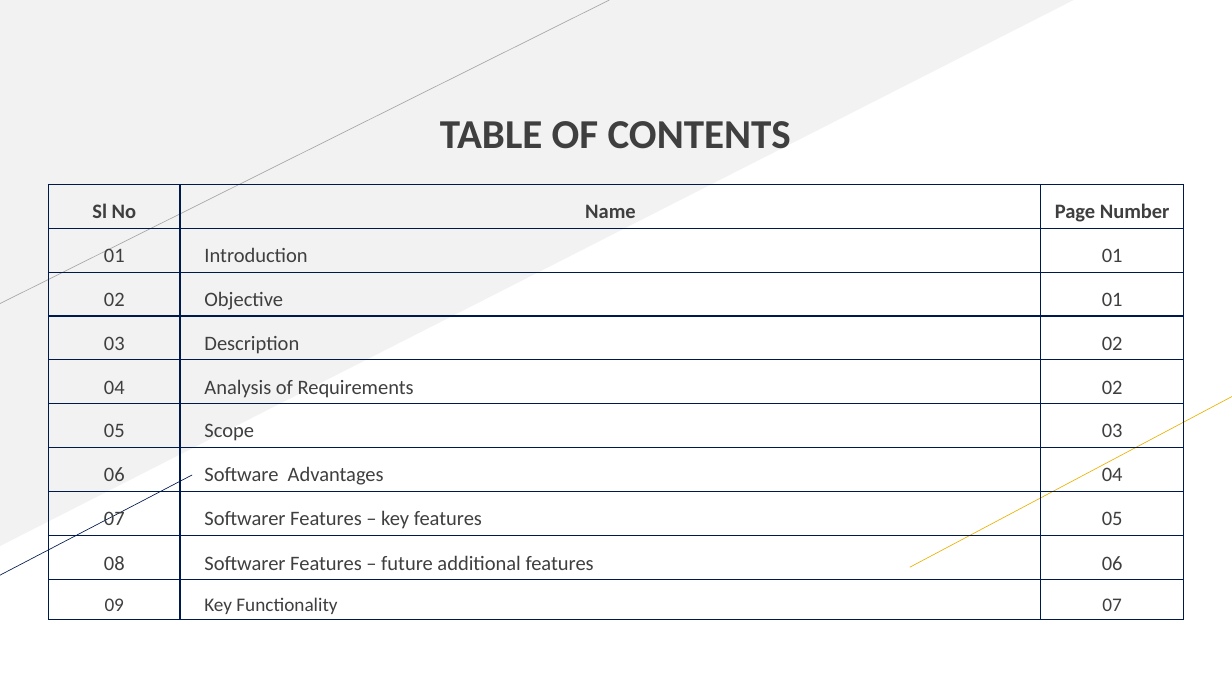
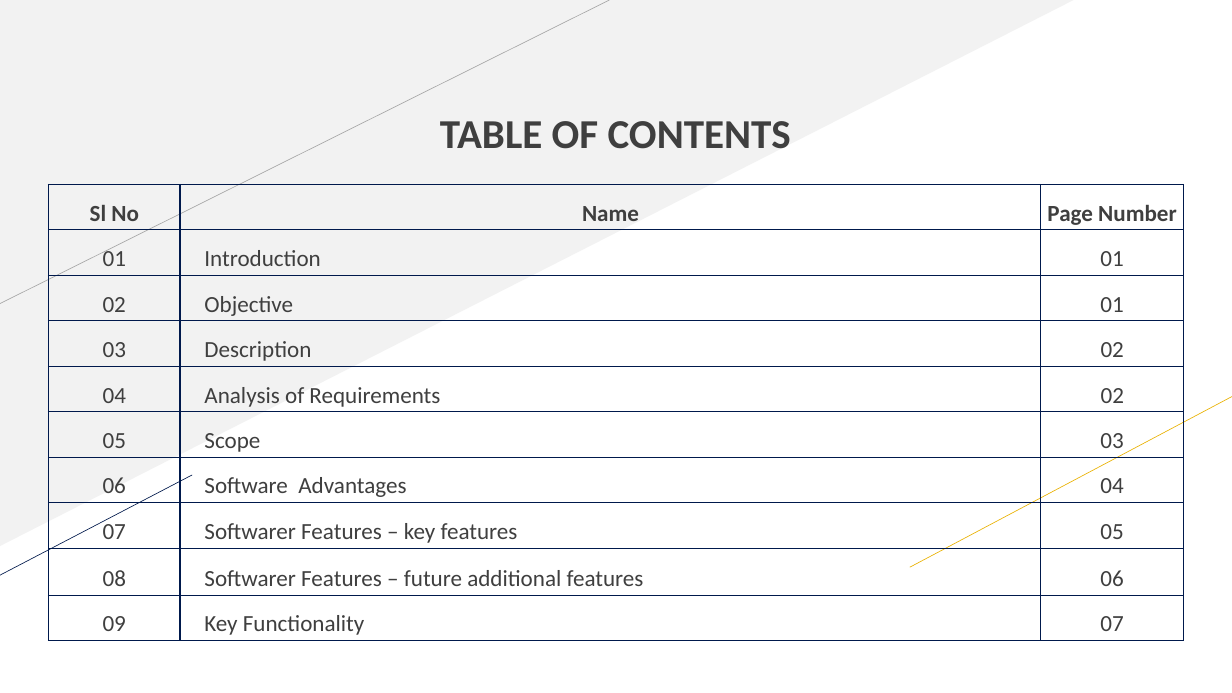
Before and after one commit to SharminAkter13/php_project, a slide deck: slide 5 of project_proposal/1288188_Sharmin_Akter.pptx. Drawn at 1232x693 pixels with LibreOffice and Linux fonts; fonts in the diff are those of the drawing. Boxes give left, top, right and bottom in pixels: in the first picture for what was removed or moved away, otherwise in the second. Text is boxed around its words. In the diff, an @@ line names an element or a change of style, - is before the commit and + after.

```diff
--- a/project_proposal/1288188_Sharmin_Akter.pptx
+++ b/project_proposal/1288188_Sharmin_Akter.pptx
@@ table at (x1=49, y1=185, x2=1184, y2=639) @@
@@ size 16 to 18 pt @@
@@ size 15 to 18 pt in "09", "Key Functionality", "07" @@
```
Also in this commit, not shown: 15 other slides changed.
